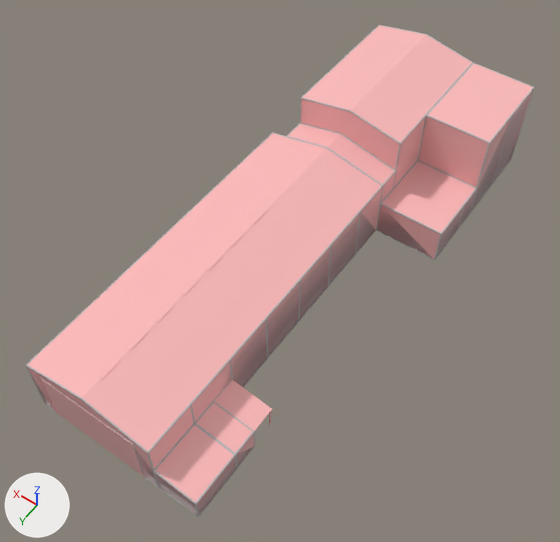
A saved change to the FBX model Assets/ART/models/Cosmodrome/Building_01.fbx.
Both versions are drawn from a 50 mm lens placed at (-55.6, 86.1, 131.1), pointed at (0.8, 7.2, 7.0). Every picture has the same lights, and +X, +Y and +Z are marked at lower left. Where no turn or scale is listed for an object, it has been applied to the vertices.

Names of what the first picture shows: 'Building_01'.
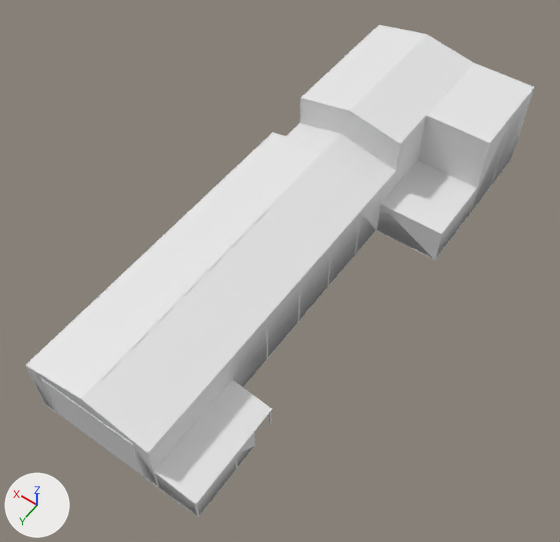
Where the change shows, as pixel boxes (x1, y1, x2, y2) in the pictures (560 x 542 px):
```json
{"object": "Building_01", "change": "recoloured", "before": [26, 25, 534, 517], "after": [26, 25, 534, 517], "on screen": "pink to white"}
```

Scene script edits in JSON lines:
```json
{"op": "set", "path": "mat_building.base_color", "old": "(1.0, 0.502, 0.502)", "new": "(0.8, 0.8, 0.8)", "note": "pink #ffbcbc -> white #e7e7e7"}
```
